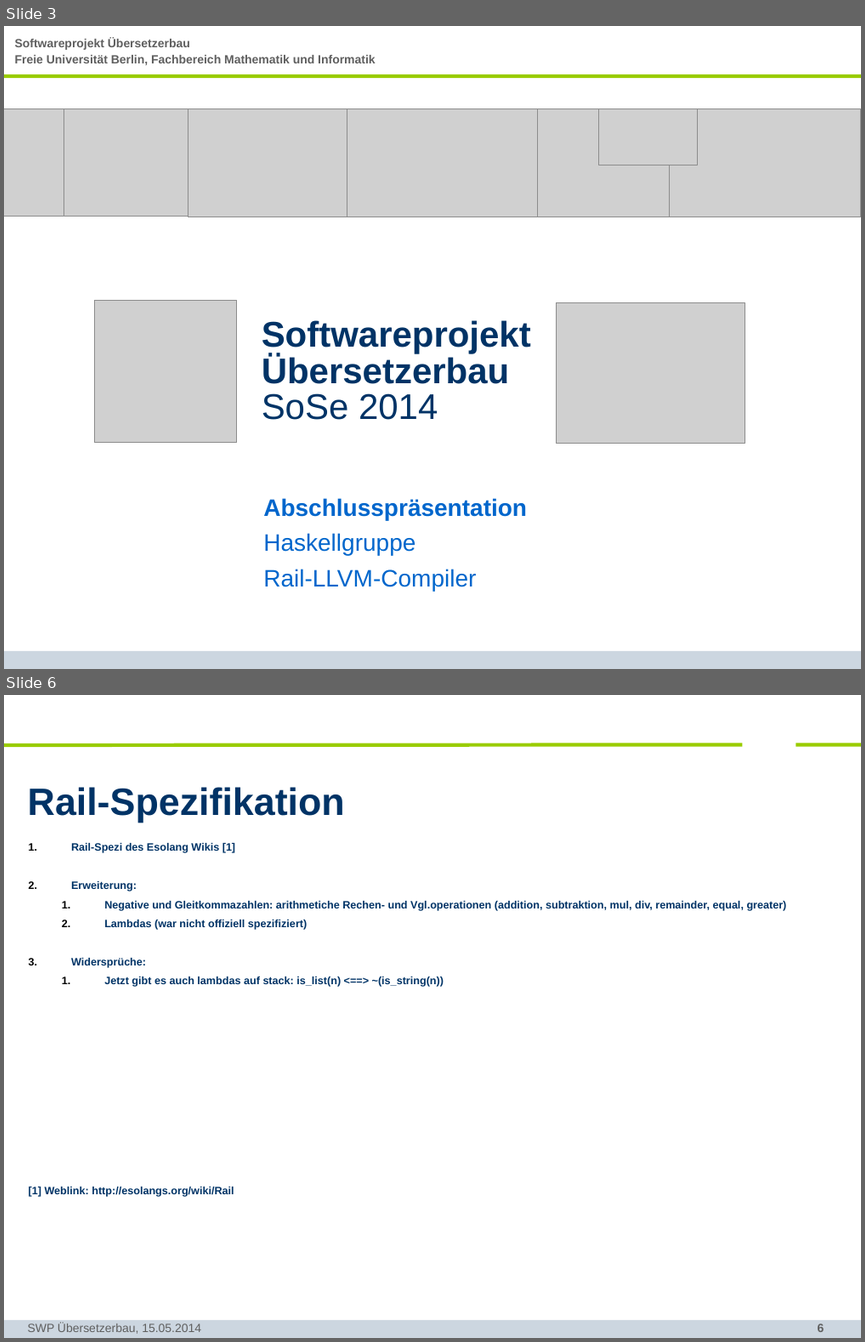
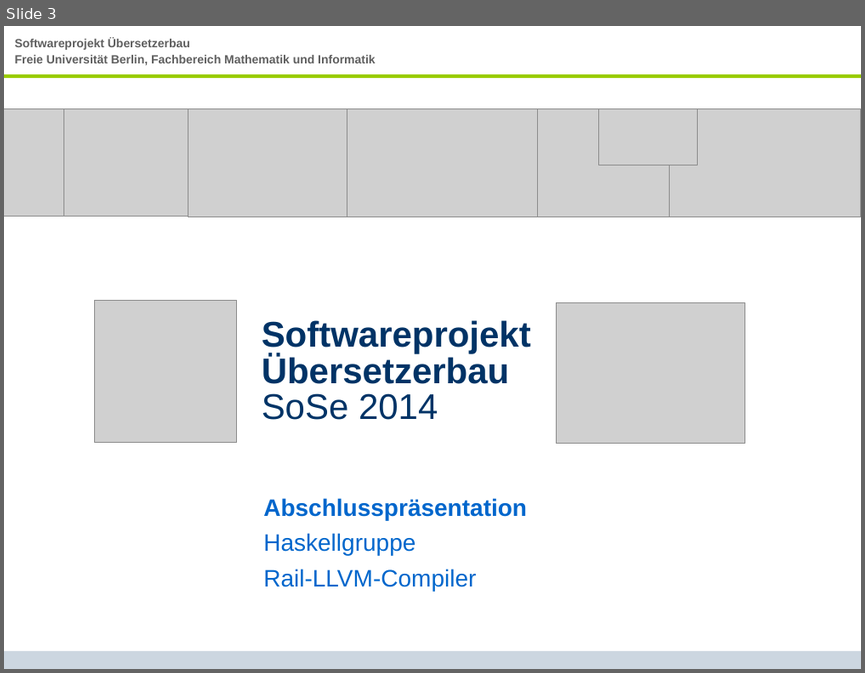
Before and after one commit to SWP-Ubau-SoSe2014-Haskell/SWPSoSe14, a slide deck: documentation/SWPSoSe14MS3.ppt. Shown one above the other, each under a label of ours: slides 3 and 6 before the commit, slide 3 after it; the slides between them are not shown. The pictures are 865x1342 and 865x673 pixels, drawn with LibreOffice and Linux fonts; fonts in the diff are those of the drawing; grey boxes stand for pictures; background and template pictures are left out. Boxes give left, top, right and bottom in pixels: in the first picture for what was removed or moved away, otherwise in the second. Text is boxed around its words. In the diff, an @@ line names an element or a change of style, - is before the commit and + after.

```diff
--- a/documentation/SWPSoSe14MS3.ppt
+++ b/documentation/SWPSoSe14MS3.ppt
@@ slide 6 removed at (x1=4, y1=695, x2=861, y2=1338), background #FFFFFF; not listed: 1 template element that a slide beside it also shows @@
@@ line removed from (743, 744) to (4, 745) @@
@@ line removed from (861, 744) to (795, 744) @@
@@ title removed at (x1=28, y1=787, x2=345, y2=823) @@
-Rail-Spezifikation
@@ text removed at (x1=29, y1=843, x2=787, y2=1197) @@
-1. Rail-Spezi des Esolang Wikis [1]
-2. Erweiterung:
-  1. Negative und Gleitkommazahlen: arithmetiche Rechen- und Vgl.operationen (addition, subtraktion, mul, div, remainder, equal, greater)
-  2. Lambdas (war nicht offiziell spezifiziert)
-3. Widersprüche:
-  1. Jetzt gibt es auch lambdas auf stack: is_list(n) <==> ~(is_string(n))
-[1] Weblink: http://esolangs.org/wiki/Rail
@@ text removed at (x1=28, y1=1322, x2=201, y2=1333) @@
-SWP Übersetzerbau, 15.05.2014
@@ page number removed at (x1=817, y1=1323, x2=824, y2=1332) @@
-6
```
Also in this commit, not shown: 4 slides changed, 1 slide added, 1 other slide removed.
